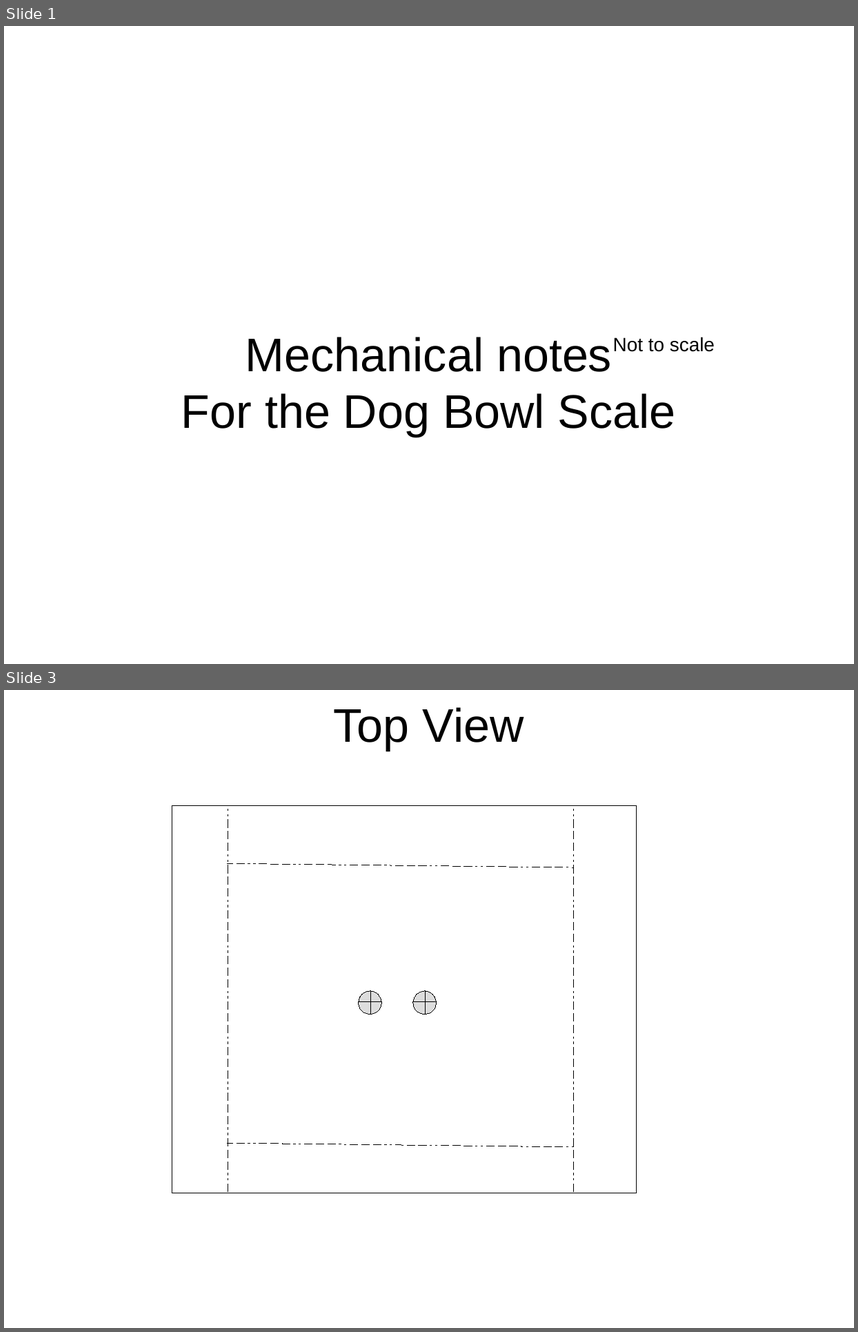
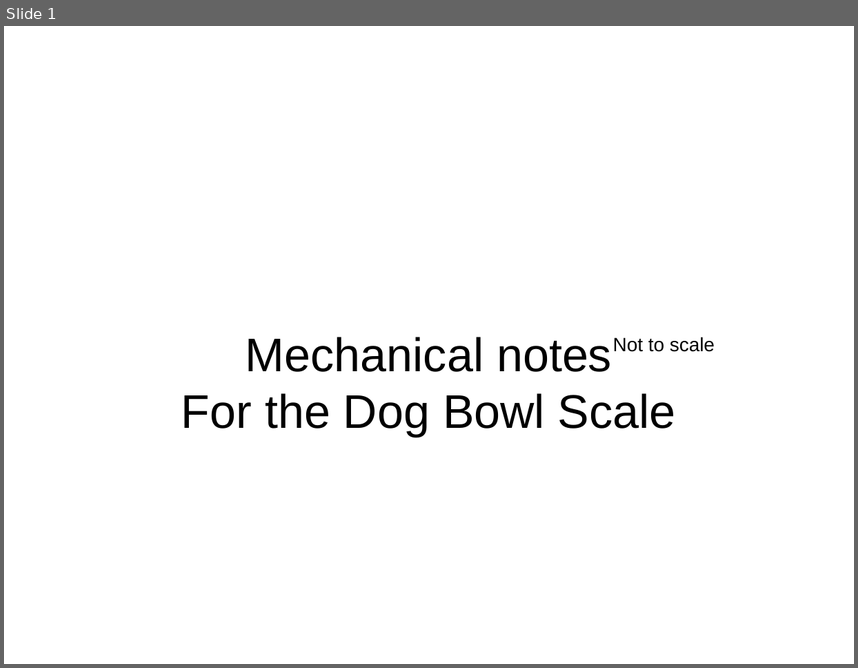
Before and after one commit to bneedhamia/CurieBLEBowlScale, a slide deck: MechanicalNotes.odp. Shown one above the other, each under a label of ours: slides 1 and 3 before the commit, slide 1 after it; the slides between them are not shown. The pictures are 858x1332 and 858x668 pixels, drawn with LibreOffice and Linux fonts; fonts in the diff are those of the drawing. Boxes give left, top, right and bottom in pixels: in the first picture for what was removed or moved away, otherwise in the second. Text is boxed around its words. In the diff, an @@ line names an element or a change of style, - is before the commit and + after.

```diff
--- a/MechanicalNotes.odp
+++ b/MechanicalNotes.odp
@@ slide 3 removed at [4, 690, 854, 1328], background #FFFFFF @@
@@ title removed at [334, 707, 524, 750] @@
-Top View
@@ rectangle removed at [172, 806, 637, 1193] @@
@@ line removed from (228, 809) to (228, 1193) @@
@@ line removed from (574, 809) to (574, 1193) @@
@@ line removed from (574, 867) to (227, 864) @@
@@ ellipse removed at [359, 991, 382, 1014] @@
@@ line removed from (371, 991) to (371, 1014) @@
@@ ellipse removed at [414, 991, 437, 1014] @@
@@ line removed from (426, 991) to (426, 1014) @@
@@ line removed from (359, 1002) to (382, 1002) @@
@@ line removed from (414, 1002) to (437, 1002) @@
@@ line removed from (574, 1147) to (227, 1143) @@
```
Also in this commit, not shown: 2 slides changed, 2 slides added, 3 other files.
